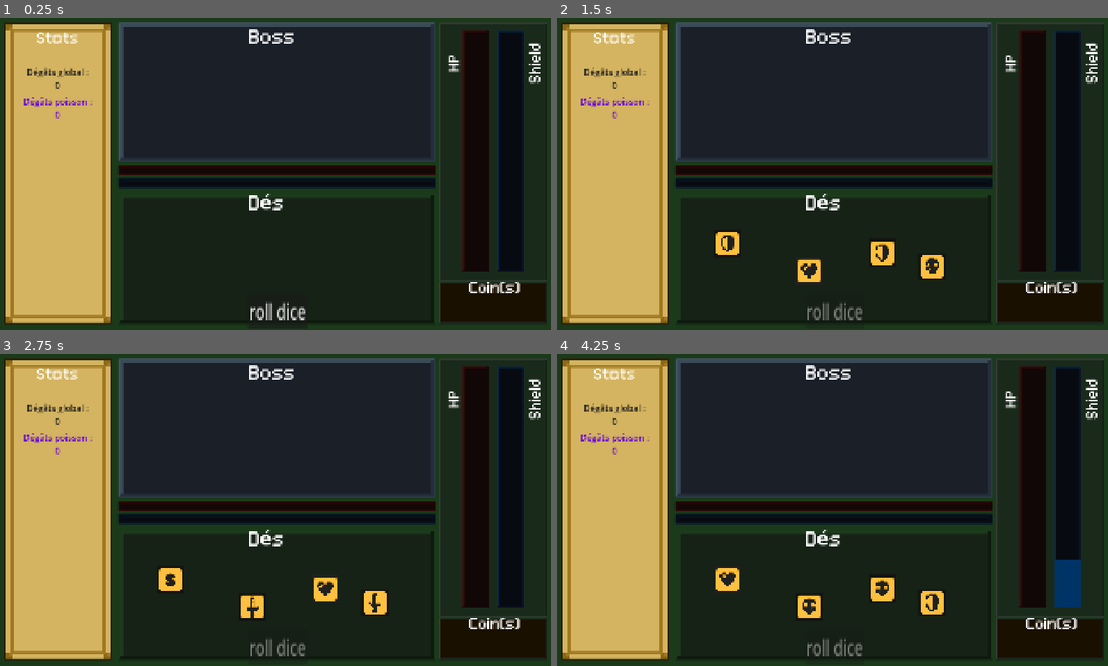
Above: before the commit, frames 1-4 (two rows, left to right).
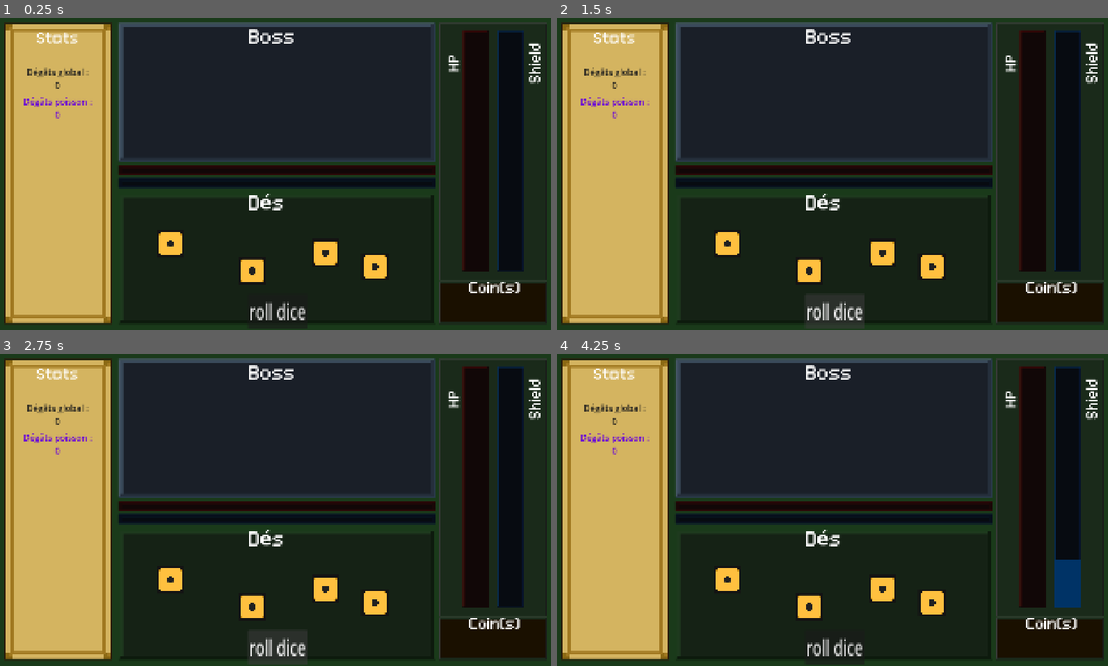
Above: after the commit, the same moments.

Repository: logan-capoen/dice-and-daggers
Game: Godot game, scene res://scenes/plateau.tscn
Two runs of this game, one before a commit and one after it. Both use one fixed random seed, a clock stepped at 60 frames per second and the inputs below.
Inputs (mouse positions are in pixels of both pictures, inside the frame that each line leads up to):
- Up to frame 1 (0.25 s): no input
- Up to frame 2 (1.5 s): click "roll dice" at 0.5 s; click (832, 311) at 1.25 s, where only the run after the commit has a clickable "roll dice"
- Up to frame 3 (2.75 s): click "roll dice" at 2 s
- Up to frame 4 (4.25 s): move the mouse to (953, 494) at 2.77 s; hold D (d) 2.78-3.53 s; click (953, 494) at 2.92 s; tap E (e) at 3.05, 3.6 s; tap Enter at 3.5 s; move the mouse to (722, 525) at 3.52 s; click (722, 525) at 3.67 s; tap F (f) at 3.8 s

The runs differ from the first frame. In frame 1, 1.2% of the frame differs, in the area x 28-71%, y 68-85%; in frame 2, 0.6%; in frame 3, 0.6%; in frame 4, 0.6%.

Commit message:
feat: added the lock of dice when not use

Diff:
--- a/dice-and-daggers/scenes/de.tscn
+++ b/dice-and-daggers/scenes/de.tscn
@@ -6,8 +6,12 @@
 [ext_resource type="Texture2D" uid="uid://h7isuwghyp7b" path="res://assets/images/dices/dices019.png" id="4_gvc4j"]
 [ext_resource type="Texture2D" uid="uid://cktmpt8lidymo" path="res://assets/images/dices/dices018.png" id="5_d6hk2"]
 [ext_resource type="Texture2D" uid="uid://ctsdc3kjbujgc" path="res://assets/images/dices/dices017.png" id="6_tfga6"]
+[ext_resource type="Texture2D" uid="uid://dtwgv1t62jxp3" path="res://assets/images/dices/dices000.png" id="7_hxpc4"]
 
-[node name="dé" type="Node2D" unique_id=980465661 groups=["dés"]]
+[sub_resource type="RectangleShape2D" id="RectangleShape2D_i6jiw"]
+size = Vector2(120, 120)
+
+[node name="dé" type="Area2D" unique_id=1484823573 groups=["dés"]]
 scale = Vector2(0.8, 0.8)
 script = ExtResource("1_rfdag")
 face_1 = ExtResource("2_iygk4")
@@ -19,5 +23,11 @@
 
 [node name="Sprite2D" type="Sprite2D" parent="." unique_id=161054420]
 scale = Vector2(0.5, 0.5)
+texture = ExtResource("7_hxpc4")
 region_enabled = true
 region_rect = Rect2(0, 0, 280, 280)
+
+[node name="CollisionShape2D" type="CollisionShape2D" parent="." unique_id=1571749435]
+position = Vector2(7.152556e-06, 7.152556e-06)
+scale = Vector2(0.9999998, 0.9999998)
+shape = SubResource("RectangleShape2D_i6jiw")
--- a/dice-and-daggers/script/dé.gd
+++ b/dice-and-daggers/script/dé.gd
@@ -1,4 +1,4 @@
-extends Node2D
+extends Area2D
 
 @export_group("Faces du Dé")
 @export var face_1: Texture2D
@@ -9,6 +9,7 @@
 @export var face_6: Texture2D
 
 @onready var sprite = $Sprite2D
+var est_utilise = false
 var valeur_finale = 0 # On stockera le résultat ici
 
 func lancer_animation():
@@ -31,3 +32,26 @@
 		4: sprite.texture = face_4
 		5: sprite.texture = face_5
 		6: sprite.texture = face_6
+
+func _mouse_enter():
+	# Si le dé est déjà utilisé, on ne fait RIEN (il reste gris)
+	if est_utilise:
+		return
+	sprite.self_modulate = Color(2, 2, 0) # Jaune brillant
+
+func _mouse_exit():
+	if est_utilise:
+		return
+	sprite.self_modulate = Color(1, 1, 1) # Retour au blanc
+
+# 2. GESTION DU CLIC
+func _input_event(_viewport, event, _shape_idx):
+	if event is InputEventMouseButton and event.button_index == MOUSE_BUTTON_LEFT and event.pressed:
+		if not est_utilise:
+			valider_utilisation()
+
+func valider_utilisation():
+	est_utilise = true
+	# On le grise DEFINITIVEMENT pour ce tour
+	sprite.self_modulate = Color(0.3, 0.3, 0.3)
+	print("Dé bloqué avec la valeur : ", valeur_finale)
--- a/dice-and-daggers/script/main.gd
+++ b/dice-and-daggers/script/main.gd
@@ -1,28 +1,24 @@
 extends Node2D
 
 func _on_button_pressed():
-	print("Lancement simultané de tous les dés !")
-
-	# 1. On récupère dynamiquement tous les membres du groupe "dés"
+	# 1. On récupère tous les dés du groupe
 	var tous_les_des = get_tree().get_nodes_in_group("dés")
 
-	if tous_les_des.is_empty():
-		print("Erreur : Aucun dé trouvé dans le groupe 'dés'")
-		return
+	# 2. VÉRIFICATION : Est-ce qu'ils sont tous utilisés ?
+	for de in tous_les_des:
+		if de.est_utilise == false:
+			print("Action impossible : tu dois utiliser tous les dés !")
+			# Optionnel : faire trembler le bouton ou changer sa couleur ici
+			return # IMPORTANT : On sort de la fonction, le reste du code n'est pas lu
 
-	$Button.disabled = true
+	# 3. RÉINITIALISATION ET RELANCE
+	# Si on arrive ici, c'est que la boucle du dessus n'a pas trouvé de dé "non utilisé"
+	print("Bravo ! Tous les dés étaient utilisés. Relance en cours...")
 
-	# 2. On lance l'animation sur chaque dé trouvé
 	for de in tous_les_des:
-		de.lancer_animation()
+		de.est_utilise = false            # On déverrouille le dé
+		de.sprite.self_modulate = Color(1, 1, 1) # On lui redonne sa couleur normale (blanc)
+		de.lancer_animation()             # On lance le nouveau roulement
 
-	# 3. On attend la fin du roulement
+	# On attend la fin de l'anim avant de redonner la main
 	await get_tree().create_timer(1.1).timeout
-
-	# 4. On calcule le total dynamiquement
-	var total = 0
-	for de in tous_les_des:
-		total += de.valeur_finale
-
-	print("Le résultat total est : ", total)
-	$Button.disabled = false
Not shown: 1 places in dice-and-daggers/scenes/plateau.tscn that only renumber resources
